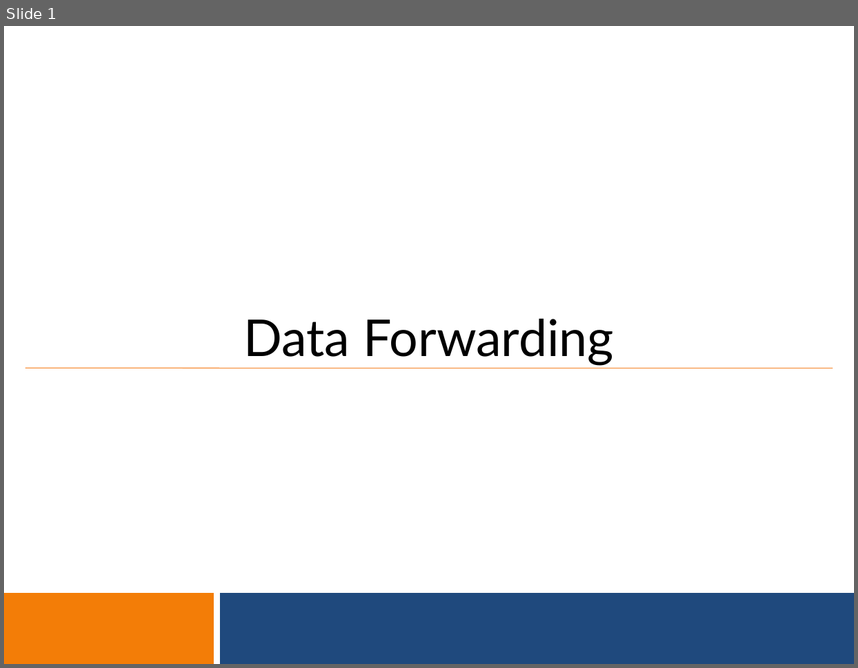
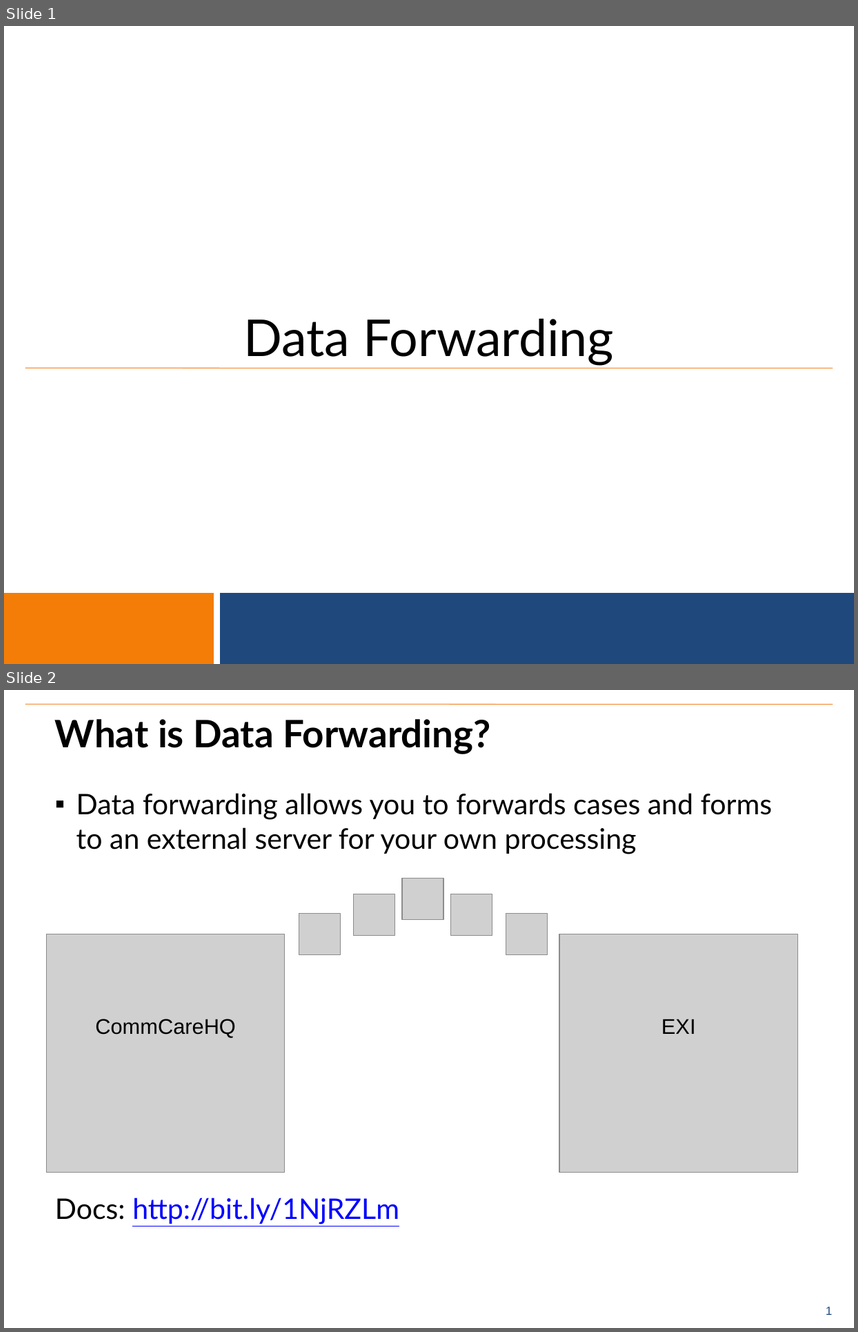
Before and after one commit to benrudolph/exi-training, a slide deck: DataForwarding/data_forwarding.pptx. Shown one above the other, each under a label of ours: slide 1 before the commit, slides 1 and 2 after it. The pictures are 858x668 and 858x1332 pixels, drawn with LibreOffice and Linux fonts; fonts in the diff are those of the drawing; grey boxes stand for pictures; background and template pictures are left out. Boxes give left, top, right and bottom in pixels: in the first picture for what was removed or moved away, otherwise in the second. Text is boxed around its words. In the diff, an @@ line names an element or a change of style, - is before the commit and + after.

```diff
--- a/DataForwarding/data_forwarding.pptx
+++ b/DataForwarding/data_forwarding.pptx
@@ slide 2 added at [4,690,854,1328], background #FFFFFF; not listed: 1 template element that a slide beside it also shows @@
@@ line added from (25, 704) to (833, 704), #F79646 0.75 pt @@
@@ title added at [55,719,491,754], 32 pt, text #000000, bold @@
+What is Data Forwarding?
@@ text added at [55,793,773,1224], 24 pt, text #000000 @@
+▪ Data forwarding allows you to forwards cases and forms to an external server for your own processing
+Docs: http://bit.ly/1NjRZLm
@@ picture added at [353,894,395,936] @@
@@ picture added at [402,878,444,920] @@
@@ picture added at [450,894,492,936] @@
@@ picture added at [299,914,341,955] @@
@@ picture added at [506,914,548,955] @@
@@ picture added at [47,934,285,1172] @@
@@ picture added at [560,934,798,1172] @@
@@ text added at [95,1018,235,1038], 18 pt, text #000000 @@
+CommCareHQ
@@ text added at [662,1019,696,1034], 18 pt, text #000000 @@
+EXI
```
Also in this commit, not shown: 6 other slides added, 3 slides removed, 10 other files.
